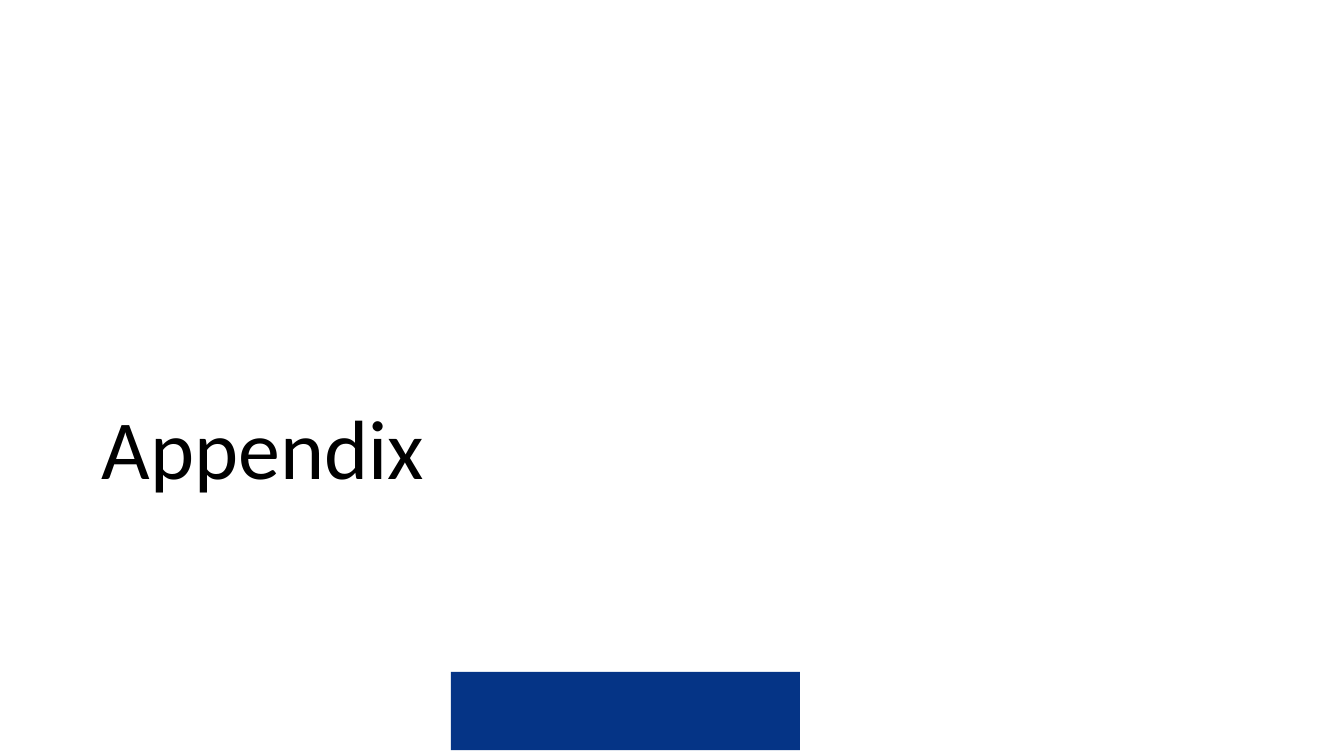
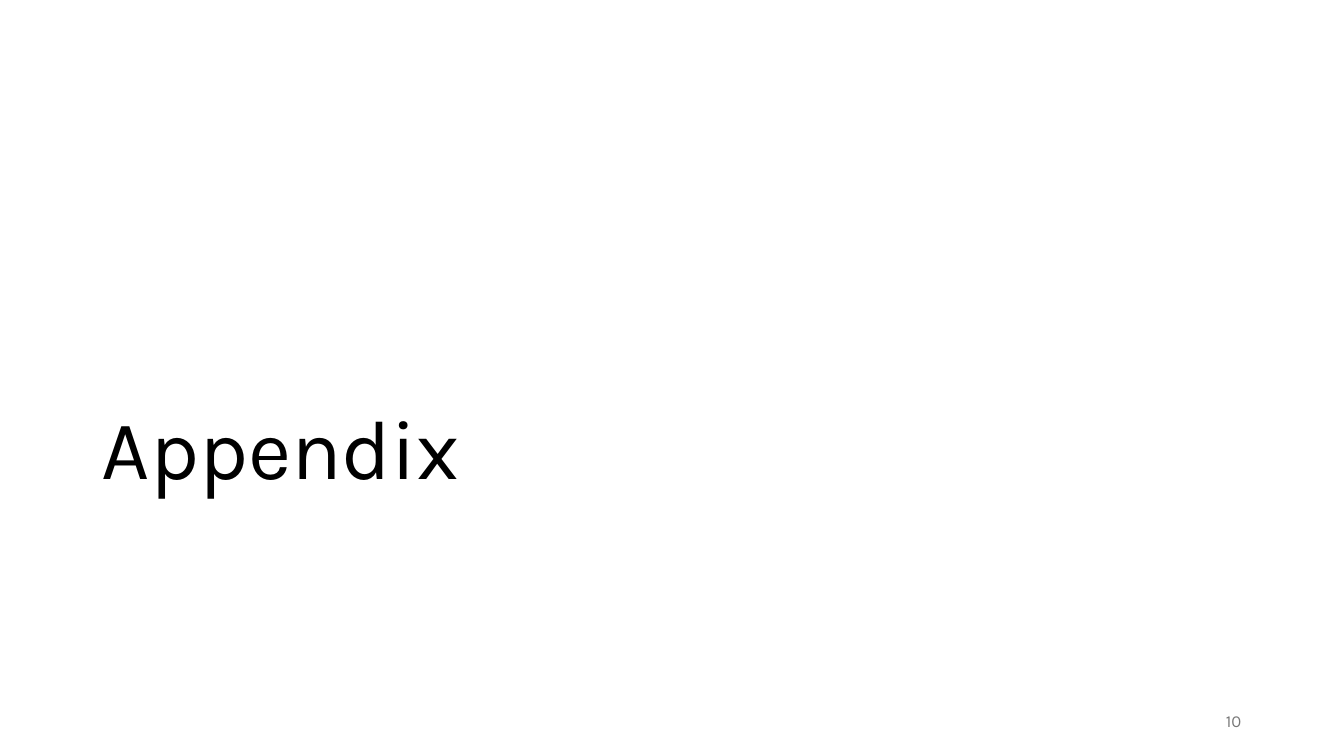
Before and after one commit to amertens/mn-prediction, a slide deck: slide 10 of docs/slides/MN-proxy-policy-deck-2026-09.pptx (slide 18 before the commit). Drawn at 1344x756 pixels with LibreOffice and Linux fonts; fonts in the diff are those of the drawing; background and template pictures are left out. Boxes give left, top, right and bottom in pixels: in the first picture for what was removed or moved away, otherwise in the second. Text is boxed around its words. In the diff, an @@ line names an element or a change of style, - is before the commit and + after.

```diff
--- a/docs/slides/MN-proxy-policy-deck-2026-09.pptx
+++ b/docs/slides/MN-proxy-policy-deck-2026-09.pptx
@@ title "Appendix" at [102, 421, 460, 499]: font Calibri to Karla @@
@@ rectangle removed at [451, 673, 800, 751] @@
@@ page number added at [1226, 716, 1241, 727], 12 pt, text #797979 @@
+10
```
Also in this commit, not shown: 14 other slides changed, 7 slides added, 5 slides removed, 6 other files.
